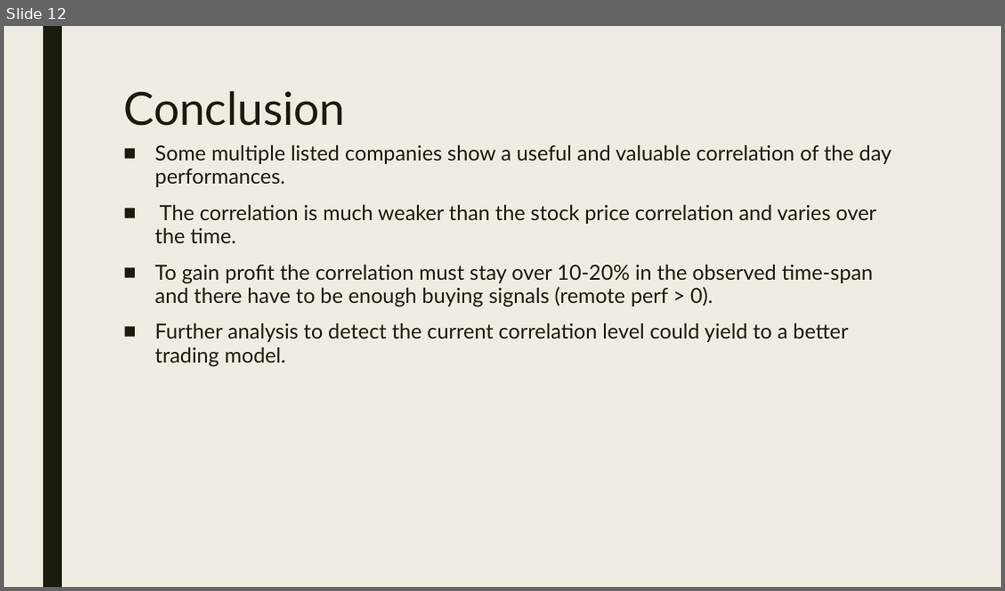
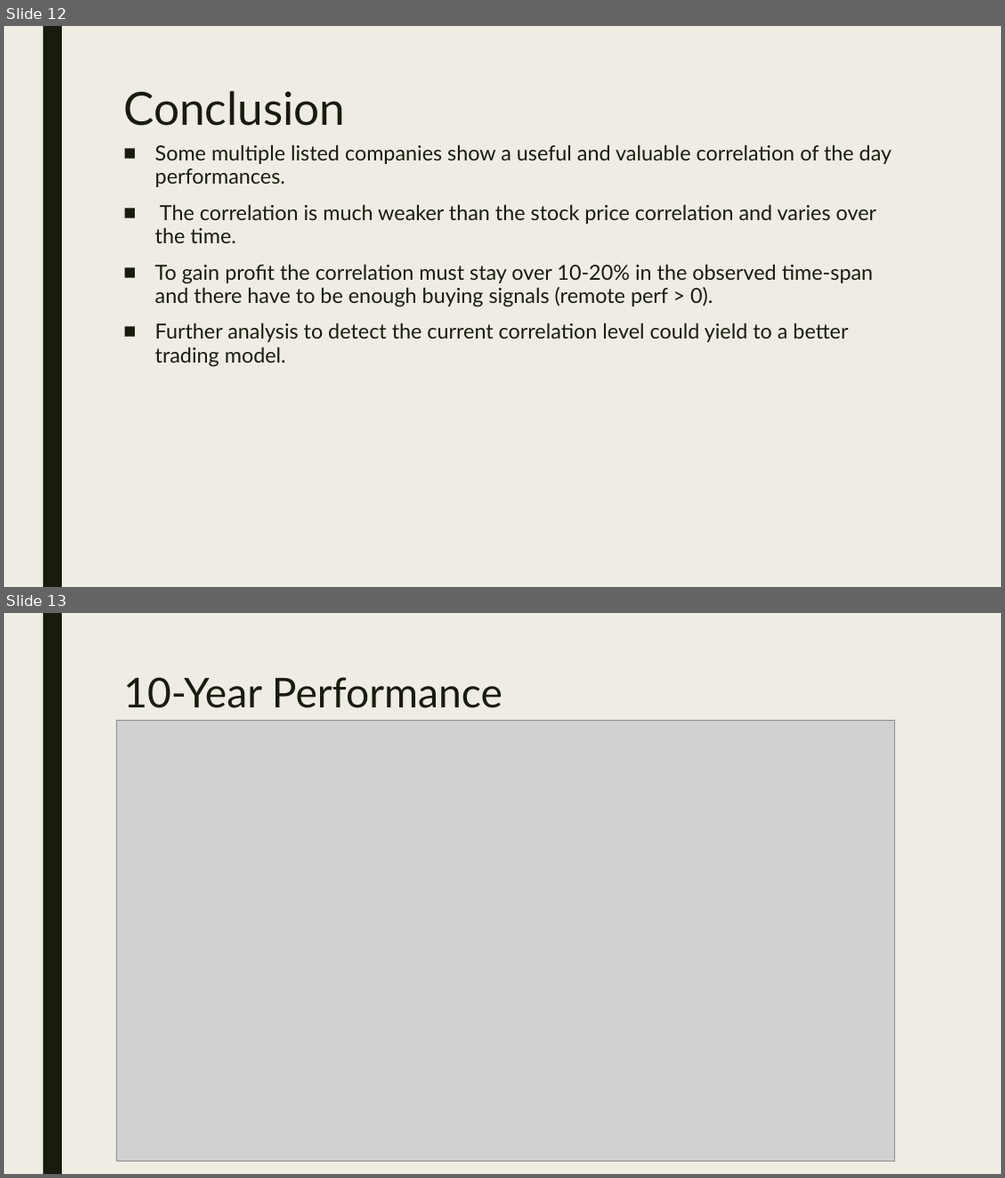
Before and after one commit to StefHai/NYCDS_Projects, a slide deck: 010 Shiny/Shiny Project Slides.pptx. Shown one above the other, each under a label of ours: slide 12 before the commit, slides 12 and 13 after it. The pictures are 1005x591 and 1005x1178 pixels, drawn with LibreOffice and Linux fonts; fonts in the diff are those of the drawing; grey boxes stand for pictures. Boxes give left, top, right and bottom in pixels: in the first picture for what was removed or moved away, otherwise in the second. Text is boxed around its words. In the diff, an @@ line names an element or a change of style, - is before the commit and + after.

```diff
--- a/010 Shiny/Shiny Project Slides.pptx
+++ b/010 Shiny/Shiny Project Slides.pptx
@@ slide 13 added at (4, 613, 1001, 1174), background #EFEDE3; not listed: 1 template element that a slide beside it also shows @@
@@ title added at (123, 677, 502, 708), 39.6 pt, text #191B0E @@
+10-Year Performance
@@ picture added at (116, 720, 895, 1160) @@
```
Also in this commit, not shown: 6 other files.
